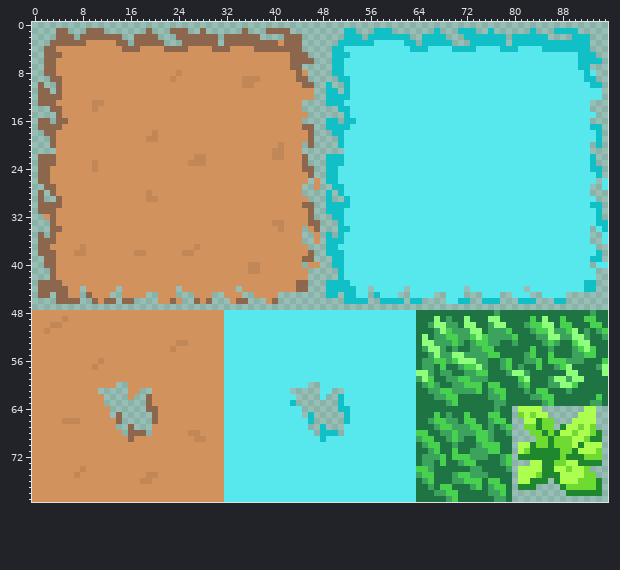
One commit to this sprite sheet: RPG/with_long_grass.png. That is the earlier state.
The file is 96x80 pixels.
The result:
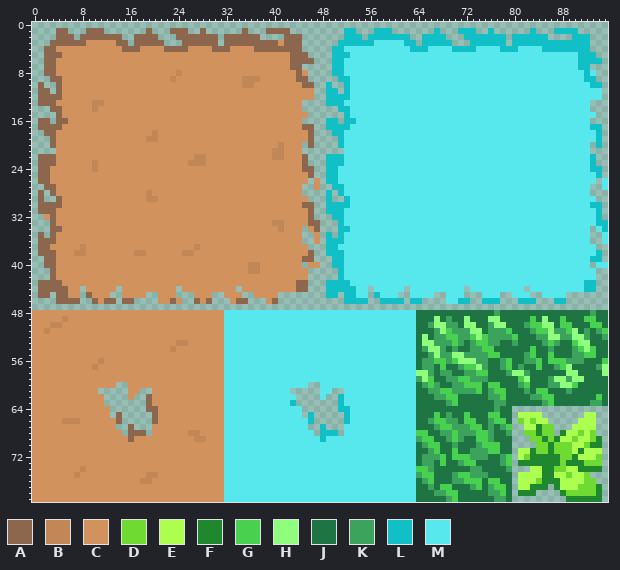
Palette (. is transparent): A #8d664e  B #c28757  C #d1925e  D #6fdb32  E #acff4e  F #1f872d  G #48d04f  H #8ffe7d  J #1e7543  K #3ca35d  L #10c0c6  M #57e8ed
Commit: moved the tall grass down one pixel
Changes in this commit:
Colour D now appears in row 66 at x 81; in row 68 at x 82; in row 69 at x 83.
The author changed colour E to colour D in row 66 at x 83; in row 68 at x 91; in row 69 at x 90; in row 70 at x 92; in row 74 at x 87 to 88; in row 75 at x 89.
The author changed colour F to colour D in row 68 at x 85; in row 69 at x 86 and 93; in row 71 at x 84 to 85 and 87; in row 72 at x 82 and 89; in row 73 at x 92 to 94; in row 76 at x 84.
The author changed colour F to colour D in row 78 at x 89 to 93.
The author changed colour D to colour E in row 65 at x 81 and 83; in row 66 at x 85; in row 67 at x 82 to 83, 91 and 93; in row 68 at x 90; in row 69 at x 88 to 89 and 92; in row 71 at x 82 and 94.
The author changed colour D to colour E in row 72 at x 92 to 93; in row 74 at x 89; in row 75 at x 84; in row 76 at x 91; in row 77 at x 89 to 90.
The author changed colour F to colour E in row 66 at x 84; in row 70 at x 91; in row 71 at x 90; in row 72 at x 81 and 91; in row 75 at x 87; in row 76 at x 83.
The author changed colour F to colour E in row 77 at x 81 to 82 and 88.
Colour F now appears in row 73 at x 81 to 82; in row 74 at x 93 to 94; in row 76 at x 86; in row 77 at x 84 to 85 and 87; in row 78 at x 81 to 83 and 88; in row 79 at x 89 to 94.
The author changed colour D to colour F in row 68 at x 84; in row 69 at x 85 and 87; in row 73 at x 87; in row 74 at x 92.
The author changed colour E to colour F in row 68 at x 88; in row 70 at x 93 to 94; in row 71 at x 91; in row 73 at x 83 to 84 and 89 to 90; in row 74 at x 91.
The author cleared colour D in row 66 at x 86; in row 75 at x 93.
The author cleared colour E in row 64 at x 81 to 84 and 92 to 93; in row 65 at x 85 and 91; in row 66 at x 90; in row 67 at x 89; in row 70 at x 81 to 82; in row 74 at x 81 to 82.
The author cleared colour F in row 67 at x 88; in row 68 at x 87 and 94; in row 70 at x 83; in row 76 at x 94.
Boxes around the changes in both pictures, in picture pixels (x1, y1, x2, y2):
changed: (518, 406, 602, 502)
